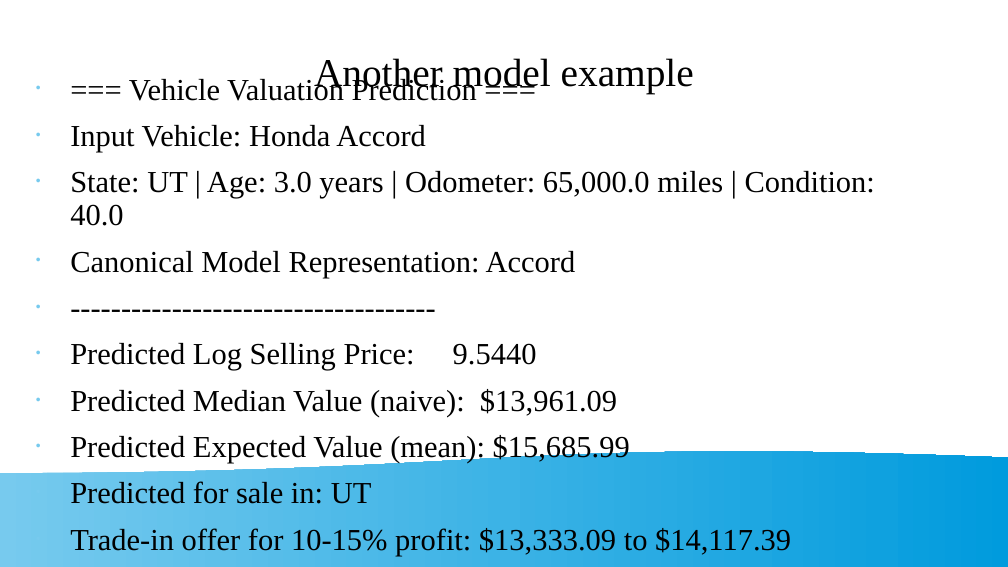
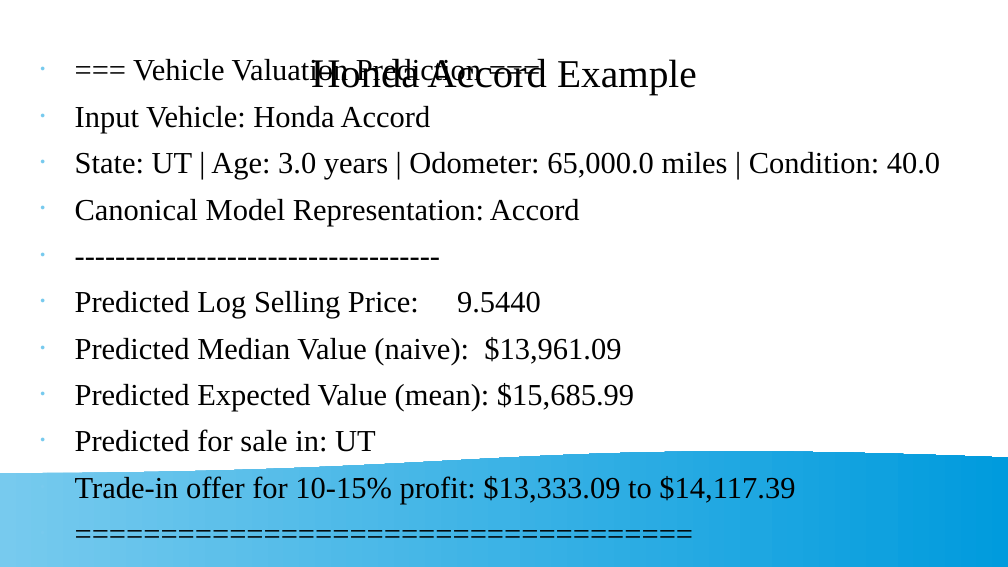
Before and after one commit to sbowler/project-one, a slide deck: slide 12 of presentations/project1_presentation.pptx. Drawn at 1008x567 pixels with LibreOffice and Linux fonts; fonts in the diff are those of the drawing. Boxes give left, top, right and bottom in pixels: in the first picture for what was removed or moved away, otherwise in the second. Text is boxed around its words. In the diff, an @@ line names an element or a change of style, - is before the commit and + after.

```diff
--- a/presentations/project1_presentation.pptx
+++ b/presentations/project1_presentation.pptx
@@ title at <box>311,58,547,88</box>: text changed; size 31 to 32 pt @@
-Another model example
+Honda Accord Example
@@ subtitle "=== Vehicle Valuation Prediction ===" rewrapped from <box>70,125,875,556</box> to <box>75,106,940,504</box> @@
```
Also in this commit, not shown: 3 other slides changed, 8 other files.
